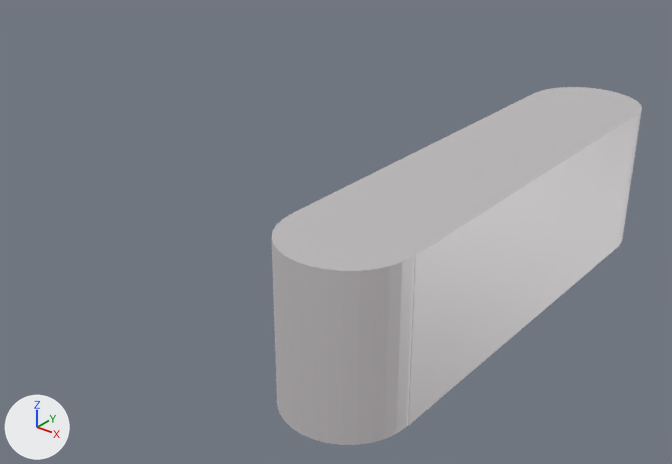
The glTF model assets/asset.glb, before and after one commit.
Both versions are drawn from a camera (50 mm lens) standing at (0.133, -0.242, 0.106) and looking at (-0.076, 0.019, -0.056). The axes (+X, +Y, +Z) are drawn at lower left. The lights are the same throughout. Where no turn or scale is listed for an object, it has been applied to the vertices.
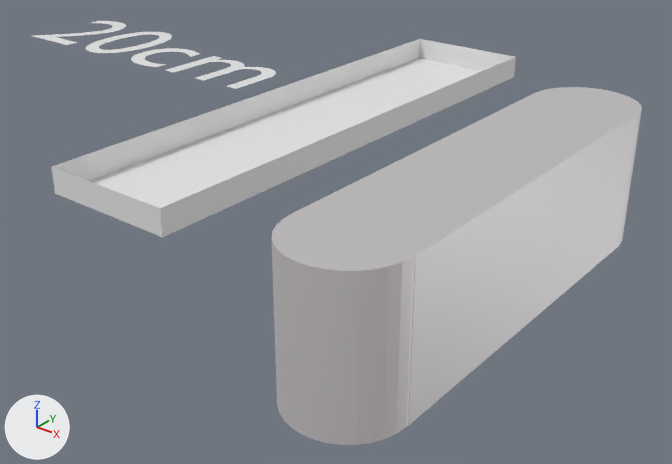
The newer file is also turned or shifted as a whole; pictures and numbers use the older file's frame.

Location of each change, [x1, y1, x2, y2] in pixels of the pictures (672 x 464 px):
'Cube', added: after [51, 39, 516, 237]
'Text', added: after [33, 21, 276, 89]

Patch to the scene script:
```diff
--- a/assets/asset.glb.py
+++ b/assets/asset.glb.py
@@ me_text_003 @@
+me_text_003.from_pydata(...)  # 390 vertices, 384 faces; spans x 0.0021..0.1332, y -0.0006..0.0428, z 0.0
@@ me_cube_003 @@
+me_cube_003.from_pydata([(-0.025, -0.11, 0.0), (-0.025, 0.09, 0.0), (0.025, -0.11, 0.0), (0.025, 0.09, 0.0), (-0.025, 0.09, -0.009), (-0.025, -0.11, -0.009), (0.025, 0.09, -0.009), (0.025, -0.11, -0.009)], [], [(3, 2, 7), (3, 7, 6), (4, 6, 7), (4, 7, 5), (2, 0, 5), (2, 5, 7), (1, 3, 6), (1, 6, 4), (0, 1, 4), (0, 4, 5)])
@@ ob_text @@
+ob_text = bpy.data.objects.new('Text', me_text_003)
+ob_text.location = (-0.2445, 0.0022, 0.0)
@@ ob_cube @@
+ob_cube = bpy.data.objects.new('Cube', me_cube_003)
+ob_cube.location = (-0.075, 0.0199, 0.0)
```
